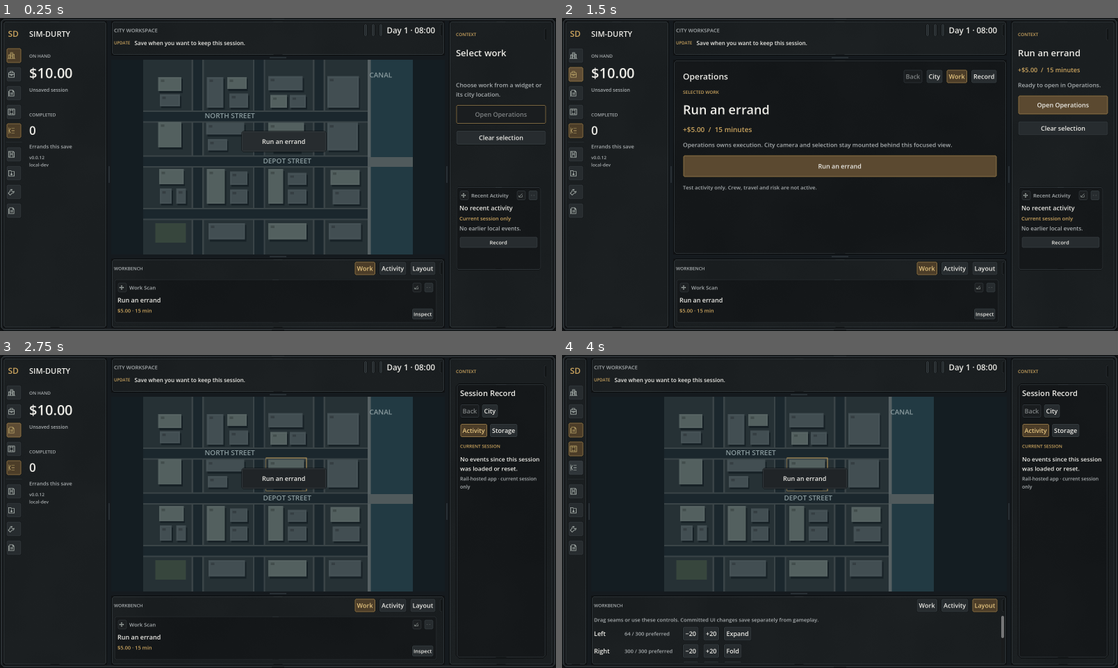
Above: before the commit, frames 1-4 (two rows, left to right).
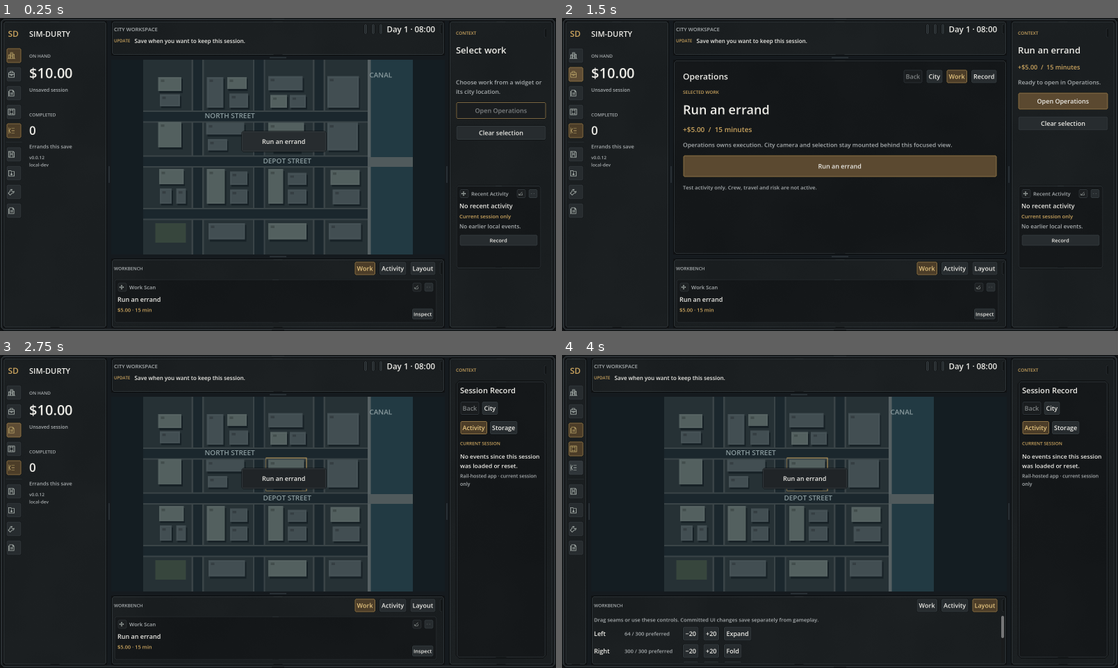
Above: after the commit, the same moments.

Repository: hobokingyt-sketch/SIM-DURTY
Game: Godot game, scene res://game/app/main.tscn
The game is run twice, just before and just after one commit, with the same random seed, the same clock (stepped at 60 frames per second) and the same inputs.
Inputs (mouse positions are in pixels of both pictures, inside the frame that each line leads up to):
- Up to frame 1 (0.25 s): no input
- Up to frame 2 (1.5 s): click (573, 55) at 0.52 s; click (573, 74) at 1.25 s
- Up to frame 3 (2.75 s): click (11, 430) at 2.02 s
- Up to frame 4 (4 s): click (573, 448) at 2.77 s; click (573, 467) at 3.52 s

The runs differ from the first frame. In frame 1, 2.3% of the frame differs, in the area x 20-99%, y 2-95%; in frame 2, 2.5%; in frame 3, 1.8%; in frame 4, 1.7%.

Commit message:
Preserve 6B geometry under the 6D.3 control kit

Diff:
--- a/game/ui/os/criminal_os_shell.gd
+++ b/game/ui/os/criminal_os_shell.gd
@@ -380,17 +380,19 @@
 	OsTokens.label(activity_stack, "Session Record", 22)
 	var activity_nav: HBoxContainer = OsTokens.row(activity_stack, 6)
 	var activity_back: Button = OsTokens.button(activity_nav, "Back", func() -> void: _model.back())
-	_control_icon(activity_back, "back", OsControls.ROLE_NAV)
+	OsControls.apply(activity_back, OsControls.ROLE_NAV, OsTokens.control_palette(), 28)
+	OsControls.set_icon(activity_back, "back", 16)
 	var activity_city: Button = OsTokens.button(activity_nav, "City", func() -> void: _model.return_to_city())
-	_control_icon(activity_city, "city", OsControls.ROLE_NAV)
+	OsControls.apply(activity_city, OsControls.ROLE_NAV, OsTokens.control_palette(), 28)
+	OsControls.set_icon(activity_city, "city", 16)
 	right_back_buttons.append(activity_back)
 	var activity_tabs: HBoxContainer = OsTokens.row(activity_stack, 6)
 	record_activity_tab = OsTokens.button(activity_tabs, "Activity", func() -> void: _model.navigate_view("activity"))
 	record_activity_tab.toggle_mode = true
-	OsControls.apply(record_activity_tab, OsControls.ROLE_TAB, OsTokens.control_palette())
+	OsControls.apply(record_activity_tab, OsControls.ROLE_TAB, OsTokens.control_palette(), 28)
 	record_storage_tab = OsTokens.button(activity_tabs, "Storage", func() -> void: _model.navigate_view("storage"))
 	record_storage_tab.toggle_mode = true
-	OsControls.apply(record_storage_tab, OsControls.ROLE_TAB, OsTokens.control_palette())
+	OsControls.apply(record_storage_tab, OsControls.ROLE_TAB, OsTokens.control_palette(), 28)
 	OsTokens.label(activity_stack, "CURRENT SESSION", 13, OsTokens.ACCENT)
 	var activity_scroll: ScrollContainer = _scroll(activity_stack)
 	var activity_content: VBoxContainer = OsTokens.column(activity_scroll, 8)
@@ -403,17 +405,19 @@
 	OsTokens.label(storage_stack, "Session Record", 22)
 	var storage_nav: HBoxContainer = OsTokens.row(storage_stack, 6)
 	var storage_back: Button = OsTokens.button(storage_nav, "Back", func() -> void: _model.back())
-	_control_icon(storage_back, "back", OsControls.ROLE_NAV)
+	OsControls.apply(storage_back, OsControls.ROLE_NAV, OsTokens.control_palette(), 28)
+	OsControls.set_icon(storage_back, "back", 16)
 	var storage_city: Button = OsTokens.button(storage_nav, "City", func() -> void: _model.return_to_city())
-	_control_icon(storage_city, "city", OsControls.ROLE_NAV)
+	OsControls.apply(storage_city, OsControls.ROLE_NAV, OsTokens.control_palette(), 28)
+	OsControls.set_icon(storage_city, "city", 16)
 	right_back_buttons.append(storage_back)
 	var storage_tabs: HBoxContainer = OsTokens.row(storage_stack, 6)
 	record_storage_activity_button = OsTokens.button(storage_tabs, "Activity", func() -> void: _model.navigate_view("activity"))
 	record_storage_activity_button.toggle_mode = true
-	OsControls.apply(record_storage_activity_button, OsControls.ROLE_TAB, OsTokens.control_palette())
+	OsControls.apply(record_storage_activity_button, OsControls.ROLE_TAB, OsTokens.control_palette(), 28)
 	record_storage_storage_button = OsTokens.button(storage_tabs, "Storage", func() -> void: _model.navigate_view("storage"))
 	record_storage_storage_button.toggle_mode = true
-	OsControls.apply(record_storage_storage_button, OsControls.ROLE_TAB, OsTokens.control_palette())
+	OsControls.apply(record_storage_storage_button, OsControls.ROLE_TAB, OsTokens.control_palette(), 28)
 	OsTokens.label(storage_stack, "SAVE SLOT", 13, OsTokens.ACCENT)
 	_rail_storage_label = OsTokens.wrapped(storage_stack, "No saved slot yet.", 17, OsTokens.TEXT)
 	OsTokens.wrapped(storage_stack, "Read-only inspection here. Saving and recovery stay explicit.", 14)
@@ -469,14 +473,14 @@
 	OsTokens.spacer(tabs)
 	bottom_work_tab = OsTokens.button(tabs, "Work", func() -> void: _choose_page("work"))
 	bottom_work_tab.toggle_mode = true
-	OsControls.apply(bottom_work_tab, OsControls.ROLE_TAB, OsTokens.control_palette())
+	OsControls.apply(bottom_work_tab, OsControls.ROLE_TAB, OsTokens.control_palette(), 30)
 	record_toggle = OsTokens.button(tabs, "Activity", Callable())
 	record_toggle.toggle_mode = true
-	OsControls.apply(record_toggle, OsControls.ROLE_TAB, OsTokens.control_palette())
+	OsControls.apply(record_toggle, OsControls.ROLE_TAB, OsTokens.control_palette(), 30)
 	record_toggle.toggled.connect(_toggle_record)
 	bottom_layout_tab = OsTokens.button(tabs, "Layout", func() -> void: _choose_page("layout"))
 	bottom_layout_tab.toggle_mode = true
-	OsControls.apply(bottom_layout_tab, OsControls.ROLE_TAB, OsTokens.control_palette())
+	OsControls.apply(bottom_layout_tab, OsControls.ROLE_TAB, OsTokens.control_palette(), 30)
 	var fold: Button = OsTokens.button(tabs, "", func() -> void: workspace.toggle_rail("bottom"))
 	_control_icon(fold, "fold_down", OsControls.ROLE_FOLD)
 	fold.tooltip_text = "Fold or expand bottom rail"
--- a/game/ui/theme/os_controls.gd
+++ b/game/ui/theme/os_controls.gd
@@ -13,14 +13,14 @@
 const STATES: PackedStringArray = ["normal", "hover", "pressed", "hover_pressed", "disabled"]
 
 
-static func apply(button: Button, role: String, palette: Dictionary) -> void:
+static func apply(button: Button, role: String, palette: Dictionary, height_override: float = -1.0) -> void:
 	button.set_meta("os_control_role", role)
 	button.focus_mode = Control.FOCUS_ALL
 	button.mouse_filter = Control.MOUSE_FILTER_STOP
 	button.mouse_force_pass_scroll_events = false
 	button.flat = false
 	var metrics: Dictionary = _metrics(role)
-	button.custom_minimum_size.y = maxf(button.custom_minimum_size.y, float(metrics["height"]))
+	button.custom_minimum_size.y = height_override if height_override > 0.0 else float(metrics["height"])
 	if role == ROLE_LAUNCHER:
 		button.custom_minimum_size.x = maxf(button.custom_minimum_size.x, 44.0)
 	for state: String in STATES:
@@ -92,7 +92,7 @@
 static func _metrics(role: String) -> Dictionary:
 	match role:
 		ROLE_PRIMARY:
-			return {"height": 56, "padding": 12}
+			return {"height": 38, "padding": 12}
 		ROLE_LAUNCHER:
 			return {"height": 44, "padding": 4}
 		ROLE_TAB:
@@ -100,7 +100,7 @@
 		ROLE_NAV:
 			return {"height": 34, "padding": 7}
 		ROLE_COMPACT:
-			return {"height": 30, "padding": 5}
+			return {"height": 28, "padding": 5}
 		ROLE_HANDLE:
 			return {"height": 28, "padding": 4}
 		ROLE_FOLD:
--- a/tests/control_tests.gd
+++ b/tests/control_tests.gd
@@ -18,9 +18,9 @@
 func _test_role_contract() -> void:
 	var contract: Dictionary = OsControls.contract()
 	_check(contract.size() == 8, "control kit exposes eight bounded roles")
-	_check(int(contract[OsControls.ROLE_PRIMARY]["height"]) > int(contract[OsControls.ROLE_TAB]["height"]), "primary action has stronger physical hierarchy than tabs")
+	_check(int(contract[OsControls.ROLE_PRIMARY]["height"]) > int(contract[OsControls.ROLE_TAB]["height"]), "primary role preserves standard height while tabs remain more compact")
 	_check(int(contract[OsControls.ROLE_LAUNCHER]["height"]) == 44, "launcher plate keeps the authored 44-unit footprint")
-	_check(int(contract[OsControls.ROLE_HANDLE]["height"]) <= int(contract[OsControls.ROLE_COMPACT]["height"]), "widget handles stay compact")
+	_check(int(contract[OsControls.ROLE_HANDLE]["height"]) == 28 and int(contract[OsControls.ROLE_COMPACT]["height"]) == 28, "widget handles and compact controls preserve the 6B geometry contract")
 
 
 func _test_state_styles() -> void:
